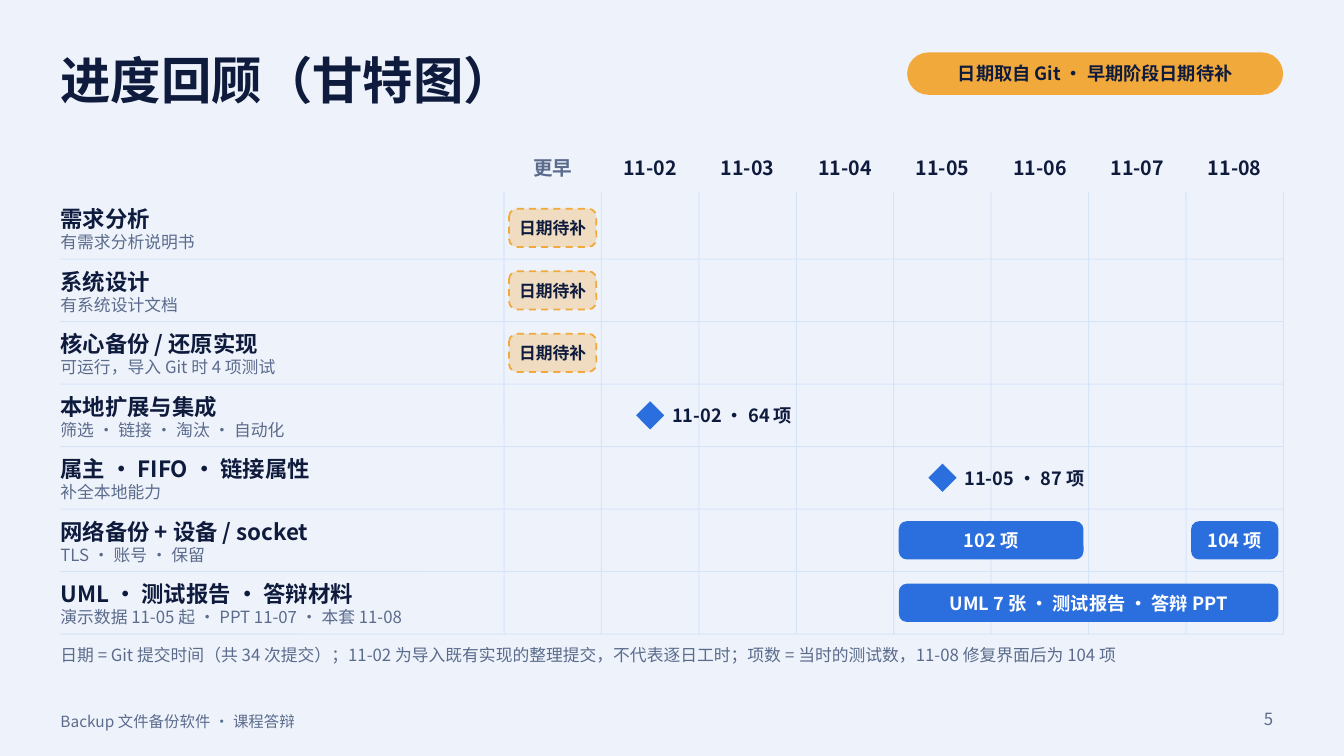
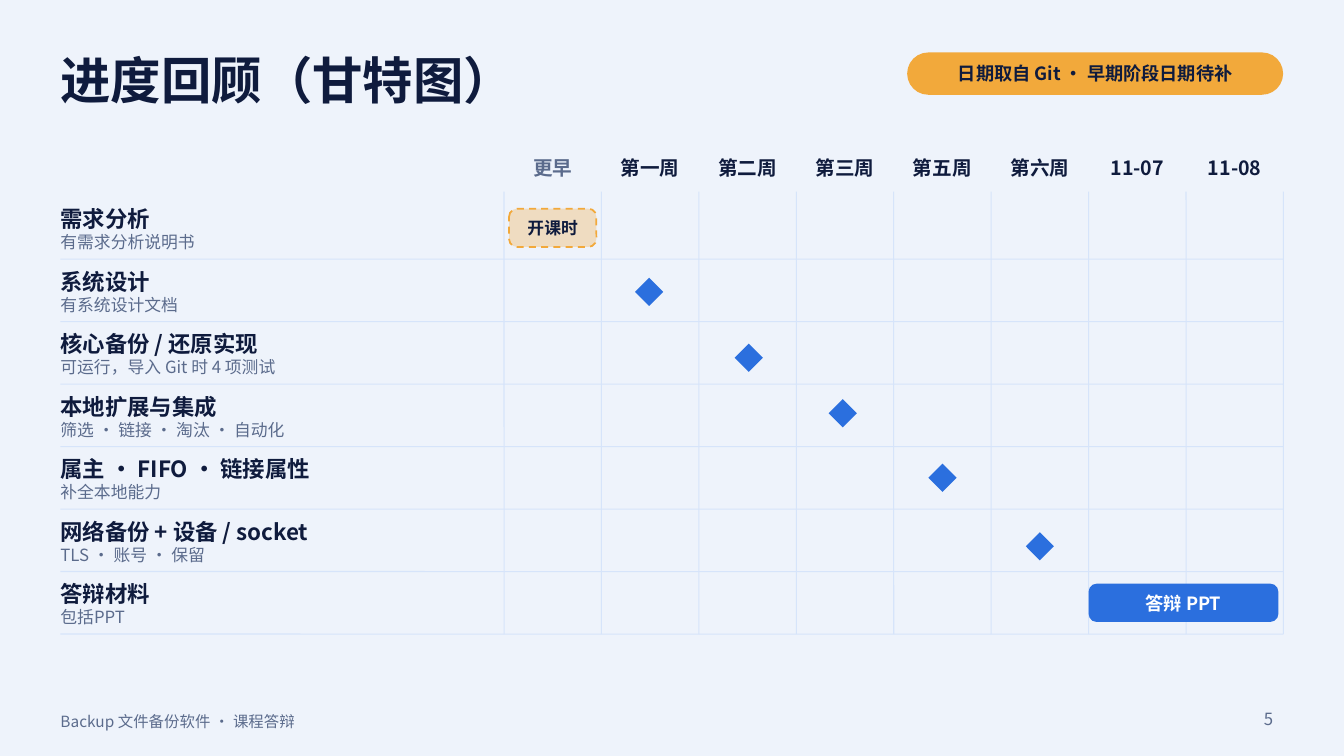
Before and after one commit to Shtskysmile/backup, a slide deck: slide 5 of presentation/Backup答辩.pptx. Drawn at 1344x756 pixels with LibreOffice and Linux fonts; fonts in the diff are those of the drawing. Boxes give left, top, right and bottom in pixels: in the first picture for what was removed or moved away, otherwise in the second. Text is boxed around its words. In the diff, an @@ line names an element or a change of style, - is before the commit and + after.

```diff
--- a/presentation/Backup答辩.pptx
+++ b/presentation/Backup答辩.pptx
@@ text at box(621, 158, 680, 177): text changed @@
-11-02
+第一周
@@ text at box(718, 158, 777, 177): text changed @@
-11-03
+第二周
@@ text at box(816, 158, 875, 177): text changed @@
-11-04
+第三周
@@ text at box(913, 158, 972, 177): text changed @@
-11-05
+第五周
@@ text at box(1010, 158, 1069, 177): text changed @@
-11-06
+第六周
@@ text in rounded rectangle at box(527, 220, 577, 236): text changed @@
-日期待补
+开课时
@@ rounded rectangle removed at box(509, 271, 597, 310) @@
-日期待补
@@ diamond added at box(635, 277, 663, 306), fill #2B6FDE @@
@@ rounded rectangle removed at box(509, 334, 597, 372) @@
-日期待补
@@ diamond added at box(735, 344, 763, 372), fill #2B6FDE @@
@@ text removed at box(672, 407, 792, 424) @@
-11-02 · 64 项
@@ diamond: place and size @@
-diamond at box(636, 401, 664, 430)
+diamond at box(829, 399, 857, 427)
@@ text removed at box(965, 470, 1084, 487) @@
-11-05 · 87 项
@@ rounded rectangle removed at box(899, 521, 1084, 560) @@
-102 项
@@ diamond added at box(1026, 532, 1055, 561), fill #2B6FDE @@
@@ rounded rectangle removed at box(1192, 521, 1279, 560) @@
-104 项
@@ text at box(60, 583, 149, 625): text changed @@
-UML · 测试报告 · 答辩材料
-演示数据 11-05 起 · PPT 11-07 · 本套 11-08
+答辩材料
+包括PPT
@@ rounded rectangle "答辩 PPT": place and size @@
-rounded rectangle "答辩 PPT" at box(899, 584, 1279, 622)
+rounded rectangle "答辩 PPT" at box(1089, 584, 1278, 622)
@@ text in rounded rectangle at box(1146, 594, 1221, 612): text changed @@
-UML 7 张 · 测试报告 · 答辩 PPT
+答辩 PPT
@@ text removed at box(60, 647, 1116, 664) @@
-日期 = Git 提交时间（共 34 次提交）；11-02 为导入既有实现的整理提交，不代表逐日工时；项数 = 当时的测试数，11-08 修复界面后为 104 项
```
Also in this commit, not shown: 10 other slides changed, 13 other files.
